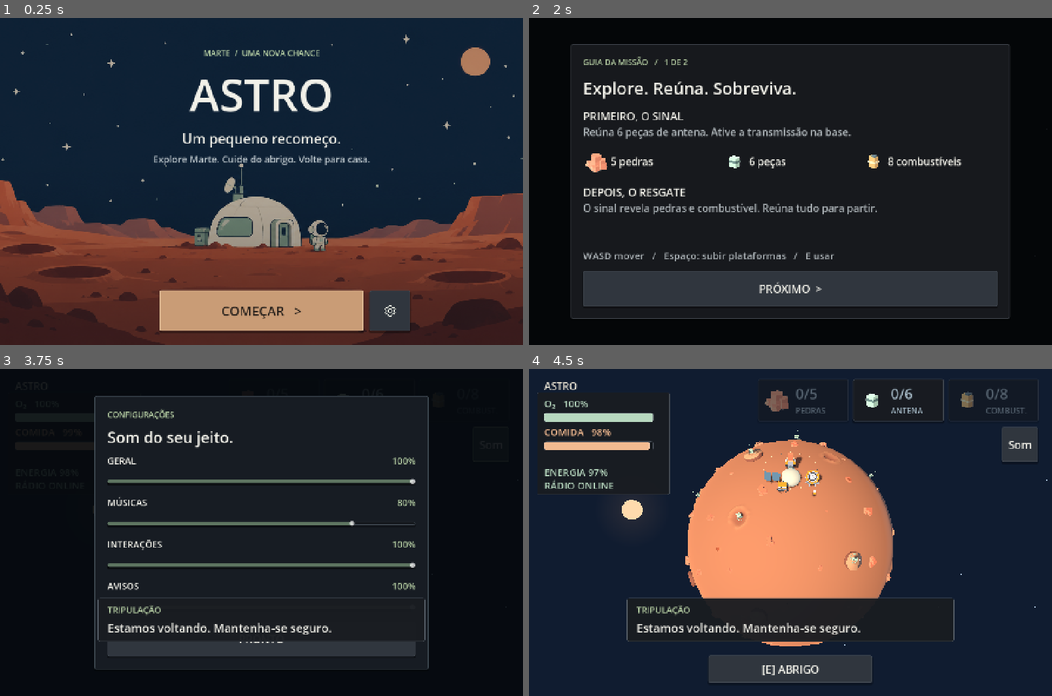
Above: before the commit, frames 1-4 (two rows, left to right).
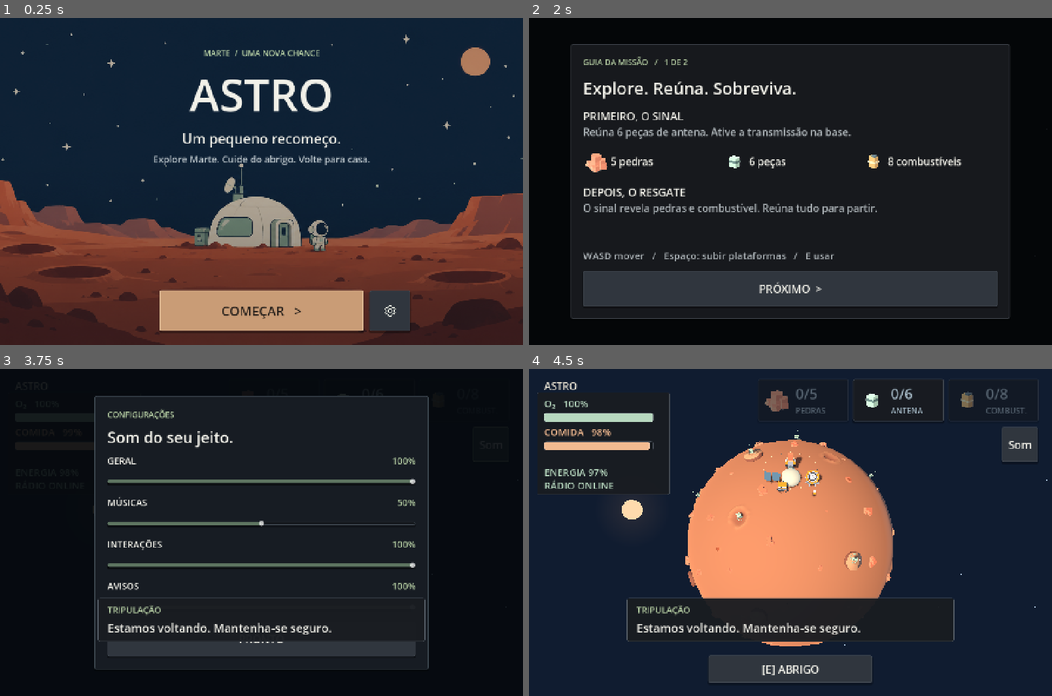
Above: after the commit, the same moments.

Repository: EduardoFagionatoFonseca/astro-missao-recomeco
Game: Godot game, scene res://scenes/main.tscn
The game is run twice, just before and just after one commit, with the same random seed, the same clock (stepped at 60 frames per second) and the same inputs. Video files are missing from this copy of the repository; at most half a second of black plays in their place.
Inputs (mouse positions are in pixels of both pictures, inside the frame that each line leads up to):
- Up to frame 1 (0.25 s): no input
- Up to frame 2 (2 s): click "COMEÇAR >" at 0.5 s; tap Enter at 1.25 s; move the mouse to (905, 165) at 1.27 s; hold D (move_right) from 1.28 s (still down); hold E (interact) from 1.28 s (still down); click (905, 165) at 1.42 s; tap Space (jump) at 1.52 s
- Up to frame 3 (3.75 s): release D (move_right) at 2 s; release E (interact) at 2 s; click "PRÓXIMO >" at 2 s; click "COMEÇAR" at 2.75 s; click "Som" at 3.5 s
- Up to frame 4 (4.5 s): click "PRONTO" at 4.25 s

Frames 1-2 are identical in both runs. In frame 3, 0.2% of the frame differs, in the area x 49-77%, y 40-49%; in frame 4, nothing differs.

Commit message:
Add survival countdowns, five-second radiation resistance and a quieter music scale

Diff:
--- a/scripts/main.gd
+++ b/scripts/main.gd
@@ -15,7 +15,8 @@
 const PLANET_MUSIC_GAIN := 0.16
 const BASE_MUSIC_GAIN := 0.24
 const MAX_RESERVE := 105.0
-const EXPOSURE_LIMIT := 3.0
+const EXPOSURE_LIMIT := 5.0
+const VITAL_GRACE := 2.0
 const SHELTER_RADIUS := 3.1
 const CREAM := Color("f0e9d9")
 const MUTED := Color("a3b7c4")
@@ -122,6 +123,8 @@
 var mute_ui: Button
 var portrait_hint: PanelContainer
 var hud_root: Control
+var survival_timer: PanelContainer
+var survival_timer_label: Label
 var qa_clock := 0.0
 
 func _ready() -> void:
@@ -453,6 +456,7 @@
 		auto_check = false
 		load("res://tests/features.gd").new().run(self)
 		load("res://tests/mission_flow.gd").new().run(self)
+		load("res://tests/countdowns_audio.gd").new().run(self)
 		load("res://tests/survival_tuning.gd").new().run(self)
 		load("res://tests/terrain_mobile.gd").new().run(self)
 		load("res://tests/radio_resources.gd").new().run(self)
@@ -718,7 +722,7 @@
 func _update_last_chance(delta: float) -> void:
 	oxygen_empty_time = oxygen_empty_time + delta if oxygen <= 0 else 0.0
 	food_empty_time = food_empty_time + delta if food <= 0 else 0.0
-	if oxygen_empty_time >= 2.0 or food_empty_time >= 2.0:
+	if oxygen_empty_time >= VITAL_GRACE or food_empty_time >= VITAL_GRACE:
 		_die()
 
 func _die() -> void:
@@ -990,13 +994,28 @@
 		pair[0].modulate.a = lerpf(1.0, 0.86 + pulse * 0.14, severity)
 		pair[1].add_theme_color_override("font_color", pair[3].lerp(urgent, severity))
 	var depleted := 1.0 - clampf(_percent(minf(oxygen, food)) / 30.0, 0, 1)
-	var grace := clampf(maxf(oxygen_empty_time, food_empty_time) / 2.0, 0, 1)
+	var grace := clampf(maxf(oxygen_empty_time, food_empty_time) / VITAL_GRACE, 0, 1)
 	power_label.add_theme_color_override("font_color", Color("ef7777") if energy_charge <= 30 else MINT)
 	power_label.modulate.a = 0.72 + pulse * 0.28 if energy_charge <= 30 else 1.0
 	var intensity := depleted * 0.65 + grace * 0.3
 	if dead: intensity = 0.98
 	vignette_material.set_shader_parameter("intensity", intensity)
 	vignette_material.set_shader_parameter("radiation", clampf(exposure / EXPOSURE_LIMIT, 0, 1) if not inside and not dead and solar_phase == "active" else 0.0)
+	_update_survival_timer()
+
+func _update_survival_timer() -> void:
+	var lines: Array[String] = []
+	if playing and not dead and not won:
+		if solar_phase == "active" and not inside:
+			lines.append("RADIAÇÃO   %.1f s" % maxf(0, EXPOSURE_LIMIT - exposure))
+		if _percent(oxygen) <= 12 and not (_at_camp() and energy_ready):
+			lines.append("O₂   %.1f s" % (oxygen / OXYGEN_RATE + maxf(0, VITAL_GRACE - oxygen_empty_time)))
+		if _percent(food) <= 12:
+			lines.append("COMIDA   %.1f s" % (food / FOOD_RATE + maxf(0, VITAL_GRACE - food_empty_time)))
+	survival_timer.visible = not lines.is_empty()
+	survival_timer_label.text = "\n".join(lines).replace(".", ",")
+	survival_timer.reset_size()
+	survival_timer.position = Vector2((get_viewport().get_visible_rect().size.x - survival_timer.size.x) / 2, 310)
 
 func _finish() -> void:
 	if won: return
@@ -1092,6 +1111,16 @@
 	minigames.power_repaired.connect(_on_power_repaired)
 	minigames.signal_sent.connect(_on_signal_sent)
 	minigames.closed.connect(_update_controls)
+	survival_timer = PanelContainer.new()
+	survival_timer.mouse_filter = Control.MOUSE_FILTER_IGNORE
+	survival_timer.custom_minimum_size.x = 420
+	survival_timer.add_theme_stylebox_override("panel", _style(Color("211c19ef"), Color("ce8758"), 4))
+	survival_timer_label = _label("", 30, PEACH)
+	survival_timer_label.horizontal_alignment = HORIZONTAL_ALIGNMENT_CENTER
+	survival_timer_label.mouse_filter = Control.MOUSE_FILTER_IGNORE
+	survival_timer.add_child(survival_timer_label)
+	hud.add_child(survival_timer)
+	survival_timer.hide()
 	intro_video = preload("res://scripts/intro_video.gd").new()
 	hud.add_child(intro_video)
 	intro_video.finished.connect(_show_briefing)
@@ -1265,7 +1294,7 @@
 
 func _update_solar_notices() -> void:
 	if not communications_online: return
-	if solar_phase == "warning" and solar_clock >= SOLAR_WARNING - 4:
+	if solar_phase == "warning" and solar_clock >= SOLAR_WARNING - 5:
 		var seconds := ceili(SOLAR_WARNING - solar_clock)
 		feedback.transmit("solar_warning_%d" % solar_cycle, "Radiação em %d s. Entre no abrigo." % seconds, true, feedback.AXIOS, true, true)
 
@@ -1386,7 +1415,7 @@
 	_update_radiation(3.1)
 	assert(not dead and exposure == 0)
 	_apply_location(false)
-	_update_radiation(2.99)
+	_update_radiation(EXPOSURE_LIMIT - 0.01)
 	assert(not dead)
 	_update_radiation(0.02)
 	assert(dead and event_audio.players.death.playing)
@@ -1435,4 +1464,4 @@
 	fog_audio.stop()
 	alert_audio.stop()
 	_resource_warnings()
-	print("PASS: larger reserves, recovery, grace/death, planet-wide fog, three-second exposure and interior protection")
+	print("PASS: larger reserves, recovery, grace/death, planet-wide fog, five-second exposure and interior protection")
--- a/scripts/mission_briefing.gd
+++ b/scripts/mission_briefing.gd
@@ -107,7 +107,7 @@
 	else:
 		_step("ENERGIA E RESERVAS", "Energia gera O₂. Estufa repõe comida. Repare aos 30%.")
 		_step("MANTENHA O SINAL", "Sem comunicação, recursos restantes e avisos ficam ocultos.")
-		_step("NÉVOA SOLAR", "Janela acesa? Fique dentro. Exposição mata em 3 s.")
+		_step("NÉVOA SOLAR", "Janela acesa? Fique dentro. Exposição mata em 5 s.")
 	if page_tween: page_tween.kill()
 	body.modulate.a = 0
 	page_tween = create_tween()
--- a/scripts/sound_settings.gd
+++ b/scripts/sound_settings.gd
@@ -2,6 +2,9 @@
 signal visibility_updated
 const BUSES := ["Master", "Music", "Interactions", "Alerts"]
 const NAMES := ["GERAL", "MÚSICAS", "INTERAÇÕES", "AVISOS"]
+const MUSIC_MAX_GAIN := 0.8
+const MUSIC_SCALE_VERSION := 2
+var volumes: Dictionary = {}
 var sliders: Array[HSlider] = []
 var values: Array[Label] = []
 var panel: PanelContainer
@@ -11,12 +14,16 @@
 	set_anchors_and_offsets_preset(Control.PRESET_FULL_RECT)
 	var config := ConfigFile.new()
 	config.load("user://audio.cfg")
+	var migrate_music := int(config.get_value("settings", "music_scale_version", 0)) < MUSIC_SCALE_VERSION
 	for bus in BUSES:
 		if AudioServer.get_bus_index(bus) < 0:
 			AudioServer.add_bus()
 			AudioServer.set_bus_name(AudioServer.bus_count - 1, bus)
 			AudioServer.set_bus_send(AudioServer.bus_count - 1, "Master")
-		_set_volume(bus, float(config.get_value("volume", bus, 0.8 if bus == "Music" else 1.0)), false)
+		var value := float(config.get_value("volume", bus, 0.5 if bus == "Music" else 1.0))
+		if bus == "Music" and migrate_music: value = 0.5
+		_set_volume(bus, value, false)
+	if migrate_music: _save_volumes()
 	var shade := ColorRect.new()
 	shade.color = Color("05090de8")
 	shade.set_anchors_and_offsets_preset(Control.PRESET_FULL_RECT)
@@ -41,7 +48,7 @@
 		slider.max_value = 100
 		slider.step = 1
 		slider.custom_minimum_size = Vector2(840, 44)
-		slider.value = roundf(AudioServer.get_bus_volume_linear(AudioServer.get_bus_index(BUSES[i])) * 100)
+		slider.value = roundf(float(volumes[BUSES[i]]) * 100)
 		values[i].text = "%d%%" % slider.value
 		slider.value_changed.connect(func(value: float): _set_volume(BUSES[i], value / 100); values[i].text = "%d%%" % value)
 		sliders.append(slider)
@@ -65,12 +72,15 @@
 	return label
 
 func _set_volume(bus: String, value: float, save := true) -> void:
-	AudioServer.set_bus_volume_linear(AudioServer.get_bus_index(bus), clampf(value, 0, 1))
-	if save:
-		var config := ConfigFile.new()
-		for name in BUSES:
-			config.set_value("volume", name, AudioServer.get_bus_volume_linear(AudioServer.get_bus_index(name)))
-		config.save("user://audio.cfg")
+	volumes[bus] = clampf(value, 0, 1)
+	AudioServer.set_bus_volume_linear(AudioServer.get_bus_index(bus), float(volumes[bus]) * (MUSIC_MAX_GAIN if bus == "Music" else 1.0))
+	if save: _save_volumes()
+
+func _save_volumes() -> void:
+	var config := ConfigFile.new()
+	for name in BUSES: config.set_value("volume", name, volumes[name])
+	config.set_value("settings", "music_scale_version", MUSIC_SCALE_VERSION)
+	config.save("user://audio.cfg")
 
 func open() -> void:
 	show()
--- a/tests/axios_ui.gd
+++ b/tests/axios_ui.gd
@@ -31,7 +31,7 @@
 	feedback.transmit("offline_test", "Oculto")
 	assert(feedback.queue.is_empty() and not feedback.seen.has("offline_test"))
 	game.solar_phase = "warning"
-	game.solar_clock = game.SOLAR_WARNING - 4
+	game.solar_clock = game.SOLAR_WARNING - 5
 	var forecast := "solar_warning_%d" % game.solar_cycle
 	feedback.seen.erase(forecast)
 	game._update_solar_notices()
--- /dev/null
+++ b/tests/countdowns_audio.gd
@@ -0,0 +1,50 @@
+extends RefCounted
+
+func run(game: Node3D) -> void:
+	assert(game.EXPOSURE_LIMIT == 5)
+	var sound: Control = game.audio_settings
+	var previous: float = sound.volumes["Music"]
+	sound._set_volume("Music", 1, false)
+	assert(is_equal_approx(AudioServer.get_bus_volume_linear(AudioServer.get_bus_index("Music")), 0.8))
+	sound._set_volume("Music", 0.5, false)
+	assert(is_equal_approx(AudioServer.get_bus_volume_linear(AudioServer.get_bus_index("Music")), 0.4))
+	sound._set_volume("Music", previous, false)
+	game.normal = Vector3.DOWN
+	game.inside = false
+	game.solar_phase = "active"
+	game.solar_clock = 0
+	game.exposure = 1.2
+	game.oxygen = game.OXYGEN_RATE
+	game.food = game.FOOD_RATE
+	game.oxygen_empty_time = 0
+	game.food_empty_time = 0
+	game._update_hud(0)
+	assert(game.survival_timer.visible)
+	assert(game.survival_timer_label.text.contains("RADIAÇÃO   3,8 s"))
+	assert(game.survival_timer_label.text.contains("O₂   3,0 s"))
+	assert(game.survival_timer_label.text.contains("COMIDA   3,0 s"))
+	game.oxygen = 0
+	game.food = 0
+	game.oxygen_empty_time = 1
+	game.food_empty_time = 1
+	game._update_hud(0)
+	assert(game.survival_timer_label.text.contains("O₂   1,0 s") and game.survival_timer_label.text.contains("COMIDA   1,0 s"))
+	game._apply_location(true)
+	game.energy_ready = false
+	game._update_hud(0)
+	assert(not game.survival_timer_label.text.contains("RADIAÇÃO"))
+	assert(game.survival_timer_label.text.contains("O₂"))
+	game._on_power_repaired()
+	game._update_hud(0)
+	assert(not game.survival_timer_label.text.contains("O₂"))
+	game.oxygen = game.MAX_RESERVE
+	game.food = game.MAX_RESERVE
+	game.oxygen_empty_time = 0
+	game.food_empty_time = 0
+	game.solar_phase = "calm"
+	game.solar_clock = 0
+	game._apply_location(false)
+	game.normal = game.camp_normal
+	game._update_hud(0)
+	assert(not game.survival_timer.visible)
+	print("PASS: radiation/life-support countdowns, grace-period timing, shelter/recovery cleanup and music scale 100%=0.8 / 50%=0.4")
--- a/tests/mission_flow.gd
+++ b/tests/mission_flow.gd
@@ -37,16 +37,16 @@
 	game._update_solar_notices()
 	assert(not game.feedback.seen.has(forecast))
 	game.solar_phase = "warning"
-	game.solar_clock = game.SOLAR_WARNING - 4.1
+	game.solar_clock = game.SOLAR_WARNING - 5.1
 	game._update_solar_notices()
 	assert(not game.feedback.seen.has(forecast))
 	game.feedback.current_time = 3
-	game.solar_clock = game.SOLAR_WARNING - 4
+	game.solar_clock = game.SOLAR_WARNING - 5
 	game._update_solar_notices()
 	assert(game.feedback.seen.has(forecast) and game.feedback.current_time == 0)
 	game.feedback.active = true
 	game.feedback.tick(0.02)
-	assert(game.feedback.dialogue.text.contains("4 s") and game.feedback.speaker.text == game.feedback.AXIOS)
+	assert(game.feedback.dialogue.text.contains("5 s") and game.feedback.speaker.text == game.feedback.AXIOS)
 	game._update_solar_notices()
 	assert(game.feedback.current_time > 0) # Does not keep interrupting itself.
 	game.feedback.seen.erase(forecast)
@@ -72,4 +72,4 @@
 	game.solar_clock = 0
 	game._apply_location(false)
 	game._update_controls()
-	print("PASS: antenna auto-close/lock/re-enable, radio warning only 4 seconds before fog with preemption/offline gating, growing exposure effect cleared by shelter")
+	print("PASS: antenna auto-close/lock/re-enable, radio warning only 5 seconds before fog with preemption/offline gating, growing exposure effect cleared by shelter")
Binary file changed: docs/critical-preview.png
Binary file changed: docs/settings-preview.png
Binary file changed: docs/solar-preview.png
Binary file changed: docs/web-desktop-base.png
Binary file changed: docs/web-desktop-briefing2.png
Binary file changed: docs/web-desktop-world.png
Binary file changed: docs/web-mobile-audio-base.png
Binary file changed: docs/web-mobile-briefing2.png
Binary file changed: docs/web-mobile-jump.png
Binary file changed: docs/web-mobile-movement.png
Binary file changed: docs/web-mobile-platform.png
Not shown, changed: README.md
(and 2 more such lines)
